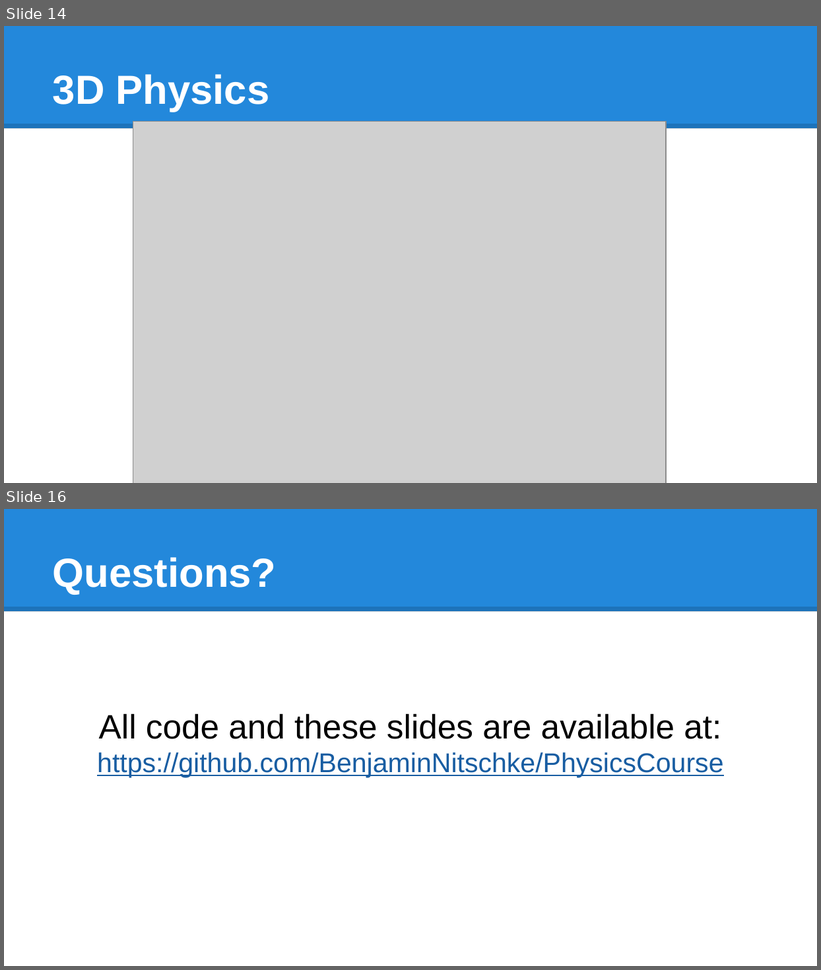
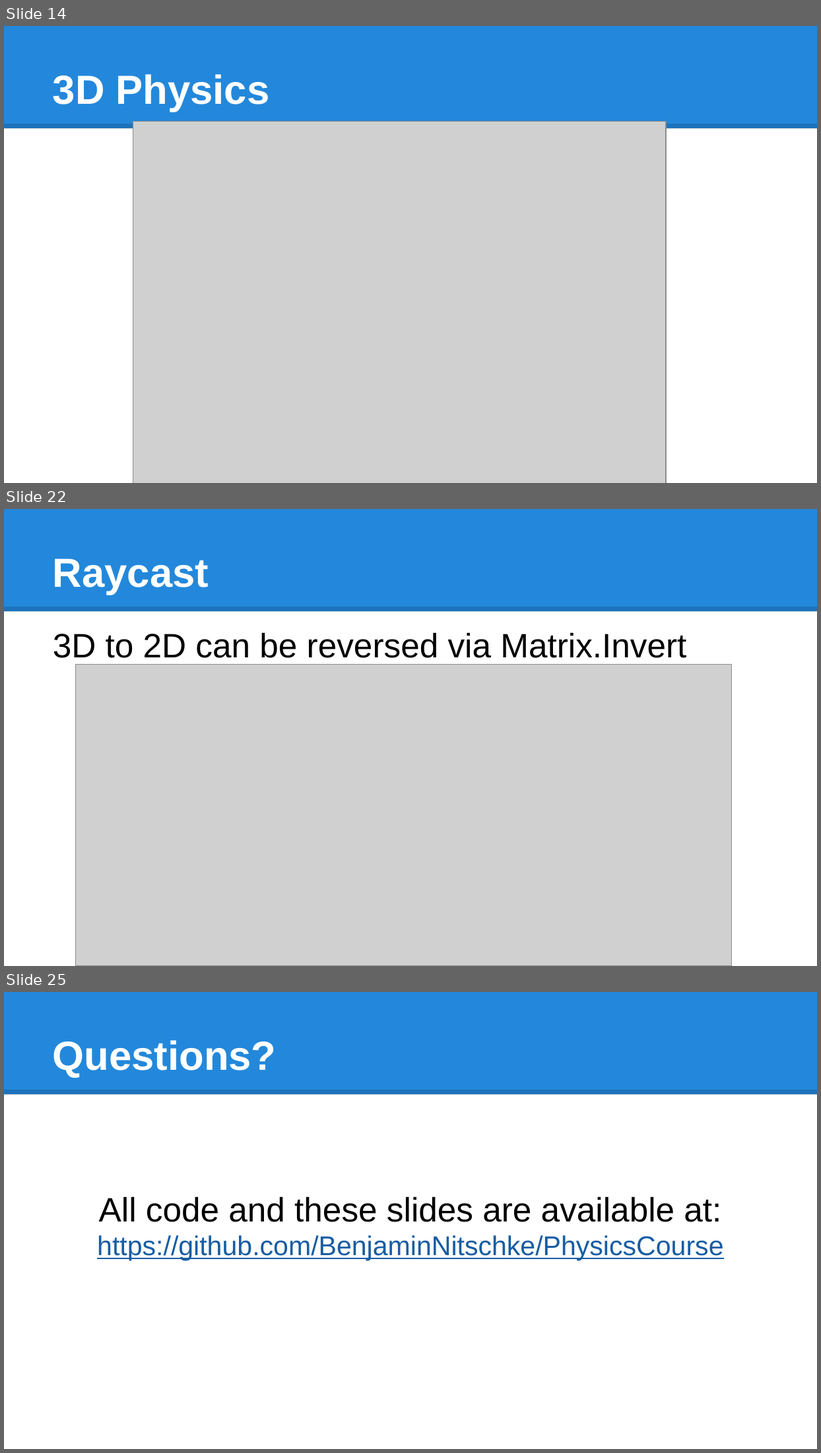
Before and after one commit to BenjaminNitschke/PhysicsCourse, a slide deck: Physics Course Games Academy July 2015.pptx. Shown one above the other, each under a label of ours: slides 14 and 16 before the commit, slides 14, 22 and 25 after it; the slides between them are not shown. The pictures are 821x970 and 821x1453 pixels, drawn with LibreOffice and Linux fonts; fonts in the diff are those of the drawing; grey boxes stand for pictures. Boxes give left, top, right and bottom in pixels: in the first picture for what was removed or moved away, otherwise in the second. Text is boxed around its words. In the diff, an @@ line names an element or a change of style, - is before the commit and + after.

```diff
--- a/Physics Course Games Academy July 2015.pptx
+++ b/Physics Course Games Academy July 2015.pptx
@@ slide 22 added at (4,509,817,966), background #FFFFFF; not listed: 2 template elements that a slide beside it also shows @@
@@ title added at (53,559,209,595), 36 pt, text #FFFFFF, bold @@
+Raycast
@@ text added at (53,632,686,658), 30 pt, text #000000 @@
+3D to 2D can be reversed via Matrix.Invert
@@ picture added at (75,664,732,966) @@
@@ what was slide 16 is now slide 25 @@
```
Also in this commit, not shown: 2 slides changed, 10 other slides added, 2 slides removed.
